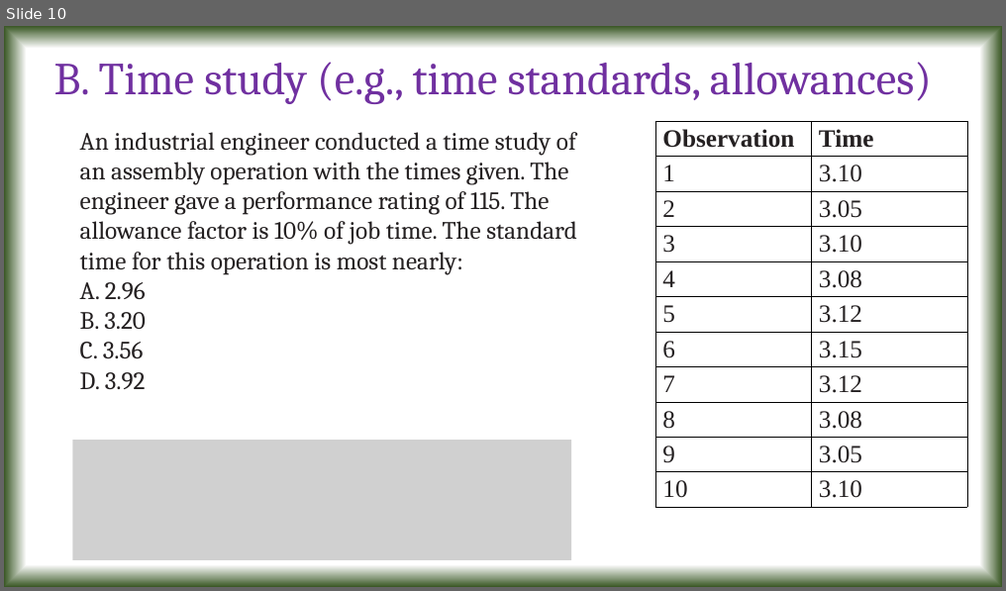
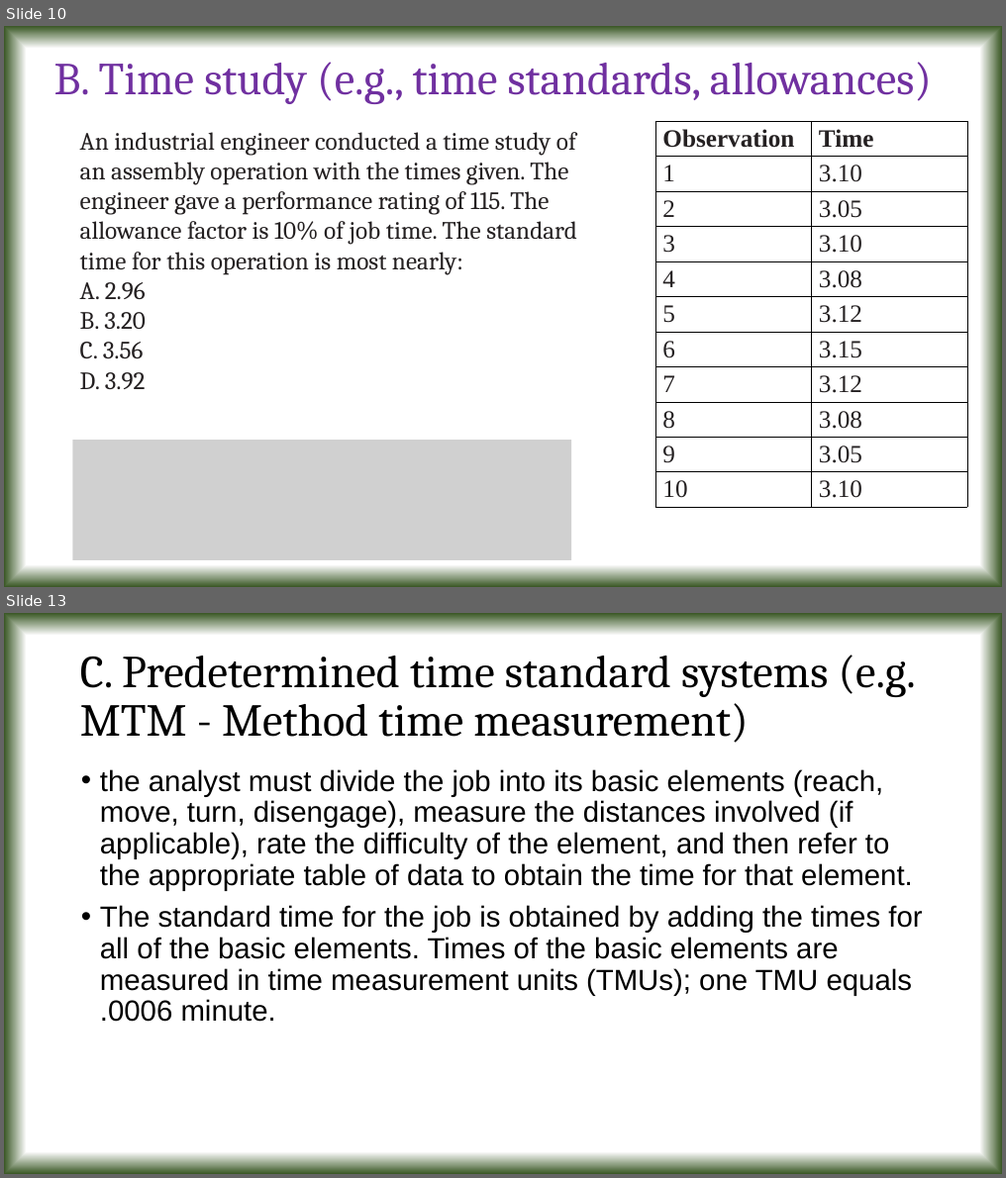
Before and after one commit to tanmoyie/Operations-Management, a slide deck: Operations Management lecture notes of Tanmoy Das.pptx. Shown one above the other, each under a label of ours: slide 10 before the commit, slides 10 and 13 after it; the slides between them are not shown. The pictures are 1006x591 and 1006x1178 pixels, drawn with LibreOffice and Linux fonts; fonts in the diff are those of the drawing; grey boxes stand for pictures. Boxes give left, top, right and bottom in pixels: in the first picture for what was removed or moved away, otherwise in the second. Text is boxed around its words. In the diff, an @@ line names an element or a change of style, - is before the commit and + after.

```diff
--- a/Operations Management lecture notes of Tanmoy Das.pptx
+++ b/Operations Management lecture notes of Tanmoy Das.pptx
@@ slide 13 added at (4, 613, 1002, 1174), background gradient #FFFFFF to #385723 @@
@@ title added at (80, 655, 916, 743), 44 pt, text #000000 @@
+C. Predetermined time standard systems (e.g. MTM - Method time measurement)
@@ text added at (100, 769, 922, 1022), 28 pt, text #000000 @@
+• the analyst must divide the job into its basic elements (reach, move, turn, disengage), measure the distances involved (if applicable), rate the difficulty of the element, and then refer to the appropriate table of data to obtain the time for that element.
+• The standard time for the job is obtained by adding the times for all of the basic elements. Times of the basic elements are measured in time measurement units (TMUs); one TMU equals .0006 minute.
```
Also in this commit, not shown: 5 slides changed, 17 other slides added, 1 other file.
